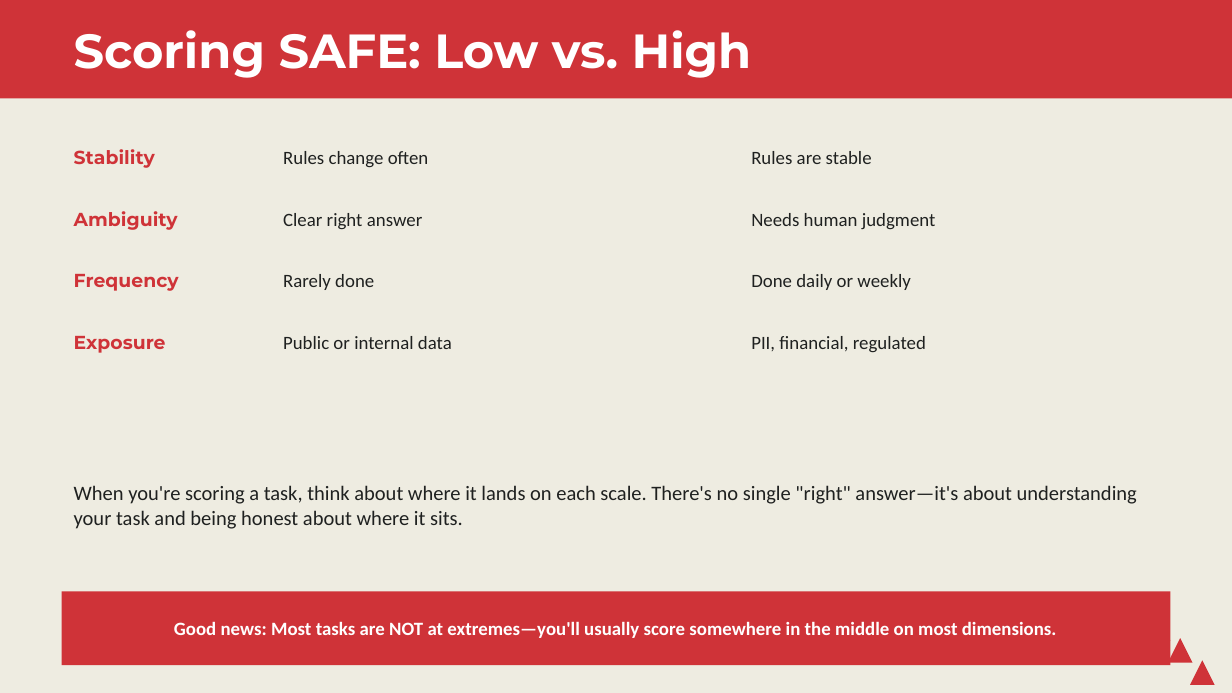
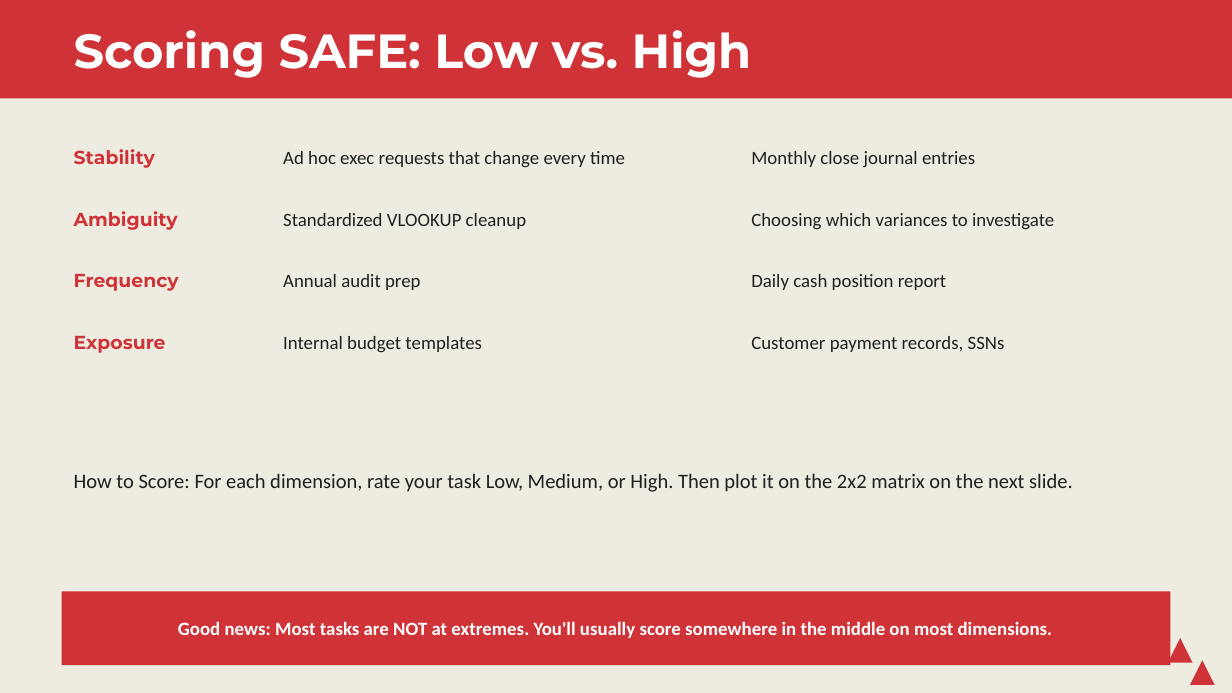
Before and after one commit to stringfestdata/map-excel-workflows-to-ai, a slide deck: slide 8 of workshop-slides.pptx (slide 7 before the commit). Drawn at 1232x693 pixels with LibreOffice and Linux fonts; fonts in the diff are those of the drawing. Boxes give left, top, right and bottom in pixels: in the first picture for what was removed or moved away, otherwise in the second. Text is boxed around its words. In the diff, an @@ line names an element or a change of style, - is before the commit and + after.

```diff
--- a/workshop-slides.pptx
+++ b/workshop-slides.pptx
@@ text at <box>283,151,625,168</box>: text changed @@
-Rules change often
+Ad hoc exec requests that change every time
@@ text at <box>751,151,975,167</box>: text changed @@
-Rules are stable
+Monthly close journal entries
@@ text at <box>283,213,526,229</box>: text changed @@
-Clear right answer
+Standardized VLOOKUP cleanup
@@ text at <box>751,213,1054,230</box>: text changed @@
-Needs human judgment
+Choosing which variances to investigate
@@ text at <box>283,274,421,290</box>: text changed @@
-Rarely done
+Annual audit prep
@@ text at <box>751,274,946,290</box>: text changed @@
-Done daily or weekly
+Daily cash position report
@@ text at <box>283,336,482,352</box>: text changed @@
-Public or internal data
+Internal budget templates
@@ text at <box>751,336,1005,352</box>: text changed @@
-PII, financial, regulated
+Customer payment records, SSNs
@@ text at <box>74,473,1073,492</box>: text changed @@
-When you're scoring a task, think about where it lands on each scale. There's no single "right" answer—it's about understanding your task and being honest about where it sits.
+How to Score: For each dimension, rate your task Low, Medium, or High. Then plot it on the 2x2 matrix on the next slide.
@@ text at <box>178,621,1053,638</box>: text changed @@
-Good news: Most tasks are NOT at extremes—you'll usually score somewhere in the middle on most dimensions.
+Good news: Most tasks are NOT at extremes. You'll usually score somewhere in the middle on most dimensions.
```
Also in this commit, not shown: 14 other slides changed, 2 slides added, 2 other files.
